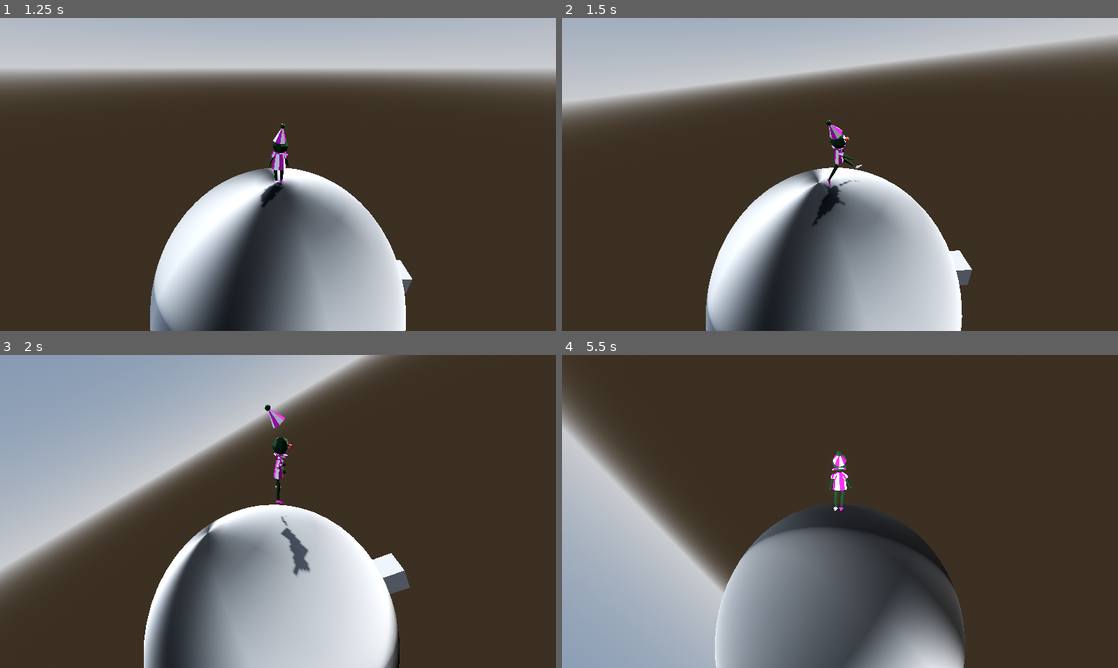
Above: before the commit, frames 1-4 (two rows, left to right).
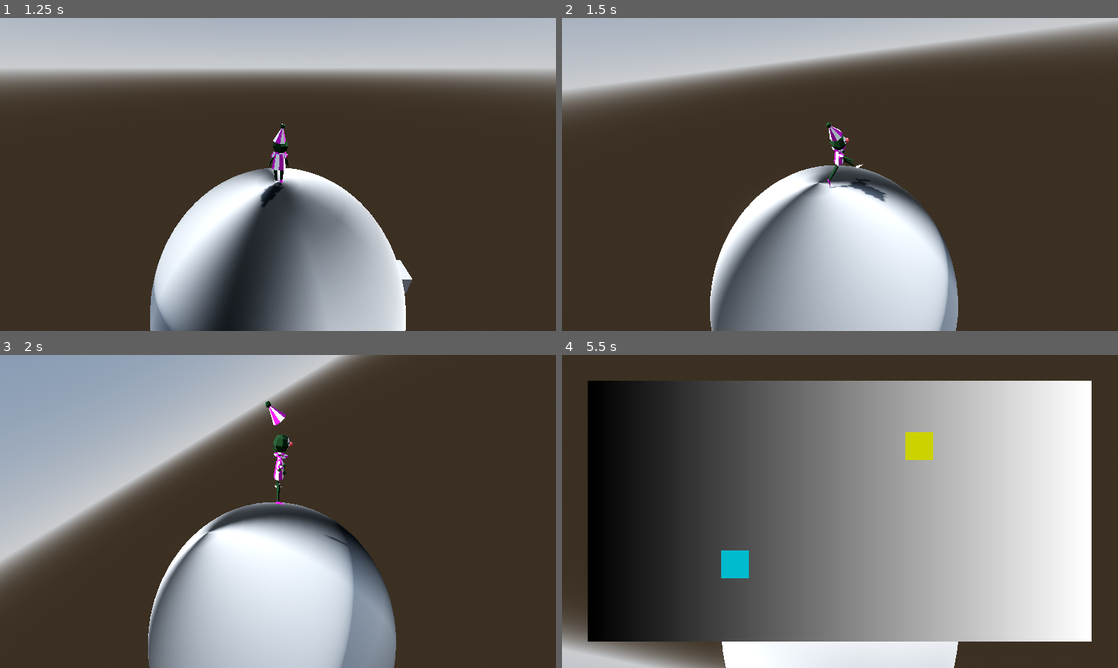
Above: after the commit, the same moments.

Repository: boner-cmd/effective-octo-pancake
Game: Godot game, scene res://Scenes/TitleScreen.tscn
Two runs of this game, one before a commit and one after it. Both use one fixed random seed, a clock stepped at 60 frames per second and the inputs below. The engine's default icon, where the game draws it, is replaced by a stand-in: a white triangle on a blue panel in a dark square.
Inputs (mouse positions are in pixels of both pictures, inside the frame that each line leads up to):
- Up to frame 1 (1.25 s): click (61, 149) at 0.5 s
- Up to frame 2 (1.5 s): tap Enter (ui_accept) at 1.25 s; move the mouse to (962, 158) at 1.27 s; press the mouse at (962, 158) at 1.28 s; hold D (right) from 1.28 s (still down)
- Up to frame 3 (2 s): keep holding D (right); tap Space (jump) at 1.52 s
- Up to frame 4 (5.5 s): move the mouse to (812, 511) at 2.02 s; release D (right) at 2.03 s; release the mouse at (812, 511) at 2.03 s; hold W (up) from 2.03 s (still down); click (812, 511) at 2.1 s; tap Space (jump) at 2.27, 3.77, 4.52, 5.27 s; move the mouse to (851, 505) at 2.77 s; press the mouse at (851, 505) at 2.78 s; move the mouse to (834, 517) at 3.52 s; release the mouse at (834, 517) at 3.53 s; click (834, 517) at 3.6 s; move the mouse to (878, 514) at 4.27 s; press the mouse at (878, 514) at 4.28 s; tap M (toggle_map) at 4.9 s; move the mouse to (795, 508) at 5.02 s; release the mouse at (795, 508) at 5.03 s; click (795, 508) at 5.1 s

Frame 1 is identical in both runs. In frame 2, 26% of the frame differs, in the area x 0-100%, y 1-100%; in frame 3, 23%; in frame 4, 79%, in the area x 0-96%, y 8-100%.

Commit message:
tweaking mouse captured status, moved MapUI into MainScene

Diff:
--- a/Character Scenes/PlayerController.gd
+++ b/Character Scenes/PlayerController.gd
@@ -111,7 +111,7 @@
 	xform.basis = xform.basis.orthonormalized()
 
 func _input(event: InputEvent) -> void:
-	if event.is_action_pressed("left_click"):
+	if event.is_action_pressed("left_click") and $"../MapUI".visible == false:
 		Input.mouse_mode = Input.MOUSE_MODE_CAPTURED
 	if event.is_action_pressed("ui_cancel"):
 		Input.mouse_mode = Input.MOUSE_MODE_VISIBLE
@@ -119,7 +119,11 @@
 		#set explosion
 		Vic_Reset = true
 		current_anim = VICTORY
-		printt(current_anim, anim_tree["parameters/Victory/blend_amount"])
+
+	if event.is_action_pressed("toggle_map"):
+		Input.mouse_mode = Input.MOUSE_MODE_VISIBLE
+
+
 
 	if is_on_floor() and event.is_action_pressed("jump"):
 		current_anim = JUMP
--- a/Scenes/MainScene.tscn
+++ b/Scenes/MainScene.tscn
@@ -1,6 +1,7 @@
 [gd_scene format=3 uid="uid://dph7p1bj6ray4"]
 
 [ext_resource type="PackedScene" uid="uid://bdas7npc5wwhx" path="res://Character Scenes/player_character.tscn" id="1_hpc76"]
+[ext_resource type="PackedScene" uid="uid://du48lbtyb65at" path="res://Scenes/MapUI.tscn" id="2_tr2i4"]
 
 [sub_resource type="ProceduralSkyMaterial" id="ProceduralSkyMaterial_cm424"]
 sky_horizon_color = Color(0.66224277, 0.6717428, 0.6867428, 1)
@@ -42,6 +43,8 @@
 
 [node name="MainScene" type="Node3D" unique_id=1858530210]
 
+[node name="MapUI" parent="." unique_id=1506166126 instance=ExtResource("2_tr2i4")]
+
 [node name="DirectionalLight3D" type="DirectionalLight3D" parent="." unique_id=1624694031]
 transform = Transform3D(-0.8660254, -0.43301278, 0.25, 0, 0.49999997, 0.86602545, -0.50000006, 0.75, -0.43301266, 0, 0, 0)
 shadow_enabled = true
--- a/Scenes/confirmation_control.gd
+++ b/Scenes/confirmation_control.gd
@@ -22,6 +22,7 @@
 
 func _on_yeah_button_pressed() -> void:
 	visible = false
+	Input.mouse_mode = Input.MOUSE_MODE_CAPTURED
 	get_node(^"..").go_to_planet()
 
 func _on_nah_button_pressed() -> void:
--- a/Scenes/title_screen.gd
+++ b/Scenes/title_screen.gd
@@ -7,6 +7,7 @@
 
 
 func _on_new_game_button_pressed() -> void:
+	Input.mouse_mode = Input.MOUSE_MODE_CAPTURED
 	get_tree().change_scene_to_file('res://Scenes/MainScene.tscn')
 
 
